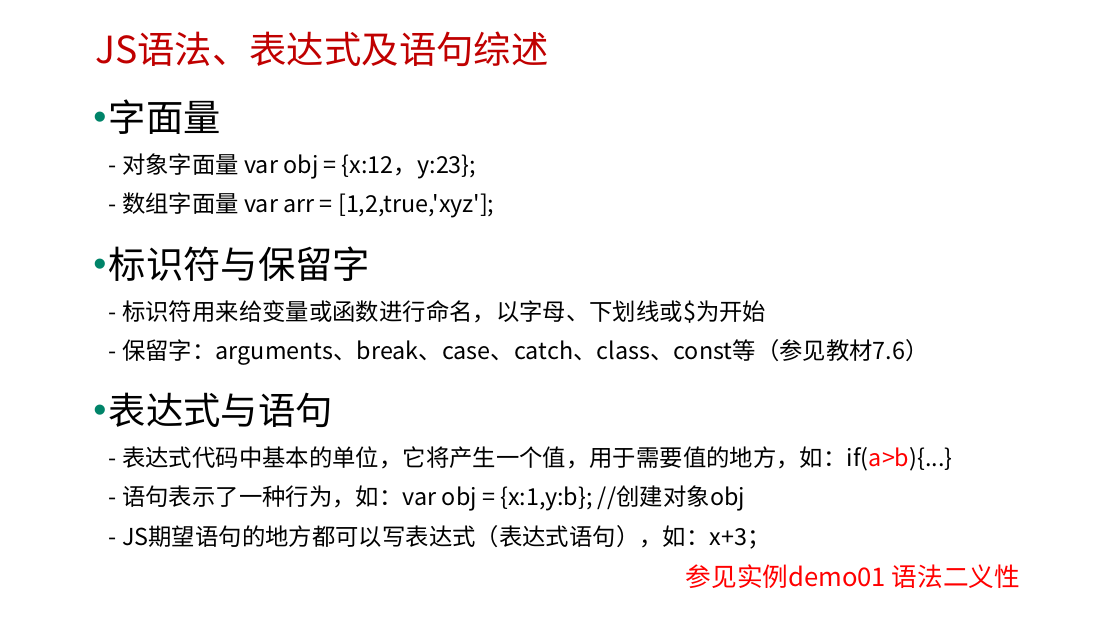
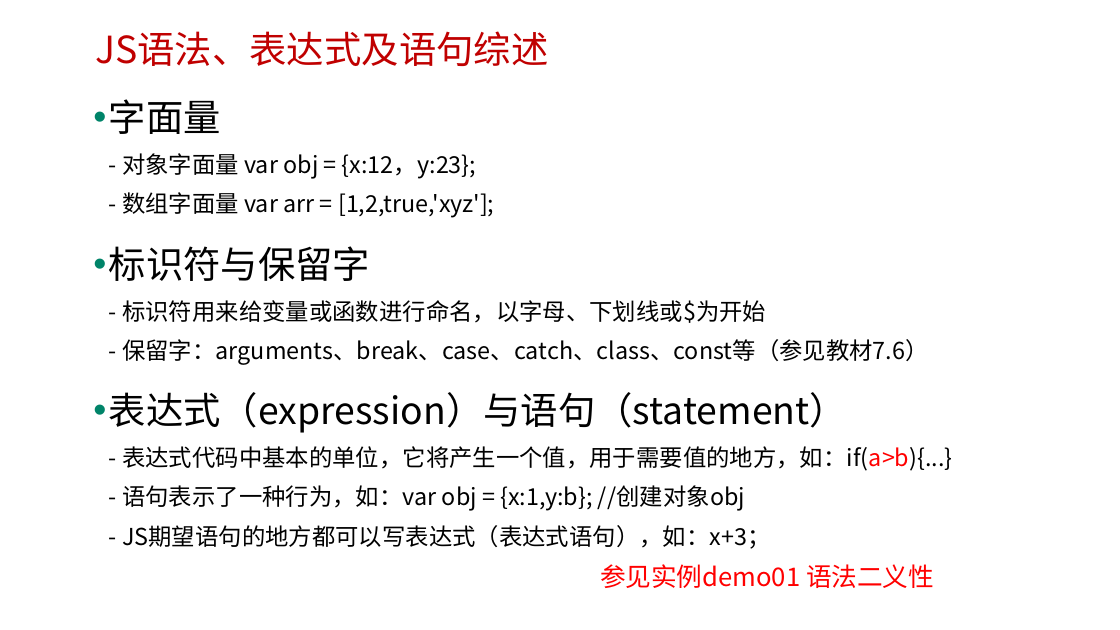
Before and after one commit to edu2act/course-javascript-advanced, a slide deck: slide 4 of 课程PPT/03.JavaScript语法、表达式及语句、运算符.pptx. Drawn at 1120x630 pixels with LibreOffice and Linux fonts; fonts in the diff are those of the drawing; background and template pictures are left out. Boxes give left, top, right and bottom in pixels: in the first picture for what was removed or moved away, otherwise in the second. Text is boxed around its words. In the diff, an @@ line names an element or a change of style, - is before the commit and + after.

```diff
--- a/课程PPT/03.JavaScript语法、表达式及语句、运算符.pptx
+++ b/课程PPT/03.JavaScript语法、表达式及语句、运算符.pptx
@@ text at [109, 392, 952, 549]: text changed @@
-• 表达式与语句
-  - 表达式代码中基本的单位，它将产生一个值，用于需要值的地方，如：if(a>b){...}
-  - 语句表示了一种行为，如：var obj = {x:1,y:b}; //创建对象obj
-  - JS期望语句的地方都可以写表达式（表达式语句），如：x+3；
+• 表达式（expression）与语句（statement）
+  - 表达式代码中基本的单位，它将产生一个值，用于需要值的地方，如：if(a>b){...}
+  - 语句表示了一种行为，如：var obj = {x:1,y:b}; //创建对象obj
+  - JS期望语句的地方都可以写表达式（表达式语句），如：x+3；
@@ text "参见实例demo01 语法二义性": place and size @@
-text "参见实例demo01 语法二义性" at [686, 564, 1020, 588]
+text "参见实例demo01 语法二义性" at [600, 564, 934, 588]
```
Also in this commit, not shown: 7 other slides changed, 5 other files.
